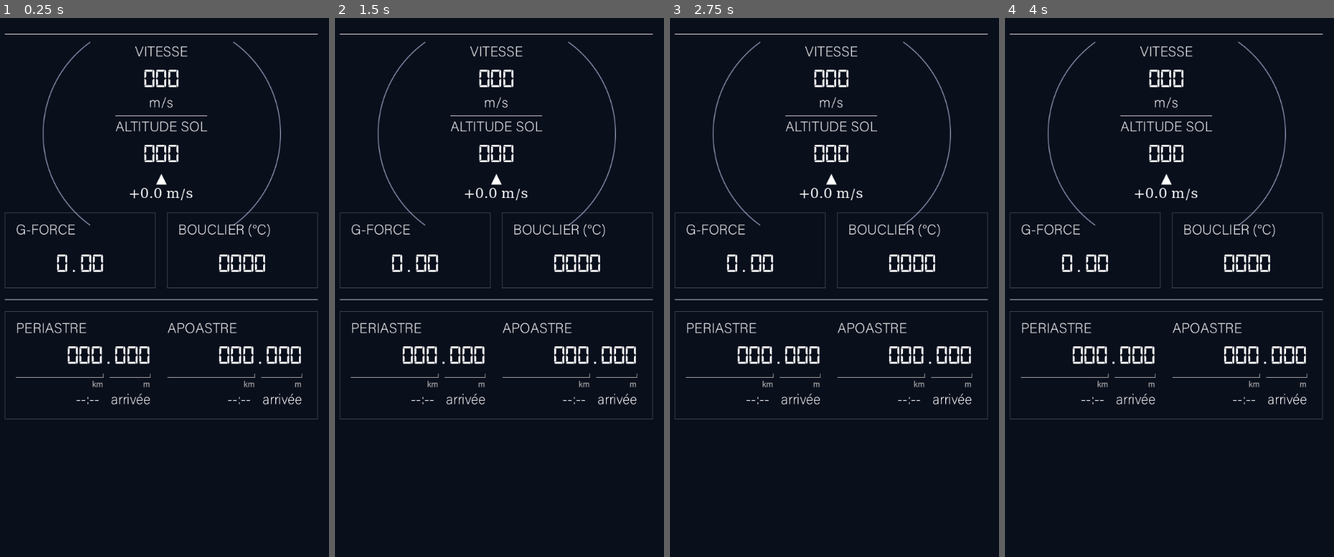
Above: before the commit, frames 1-4 (left to right).
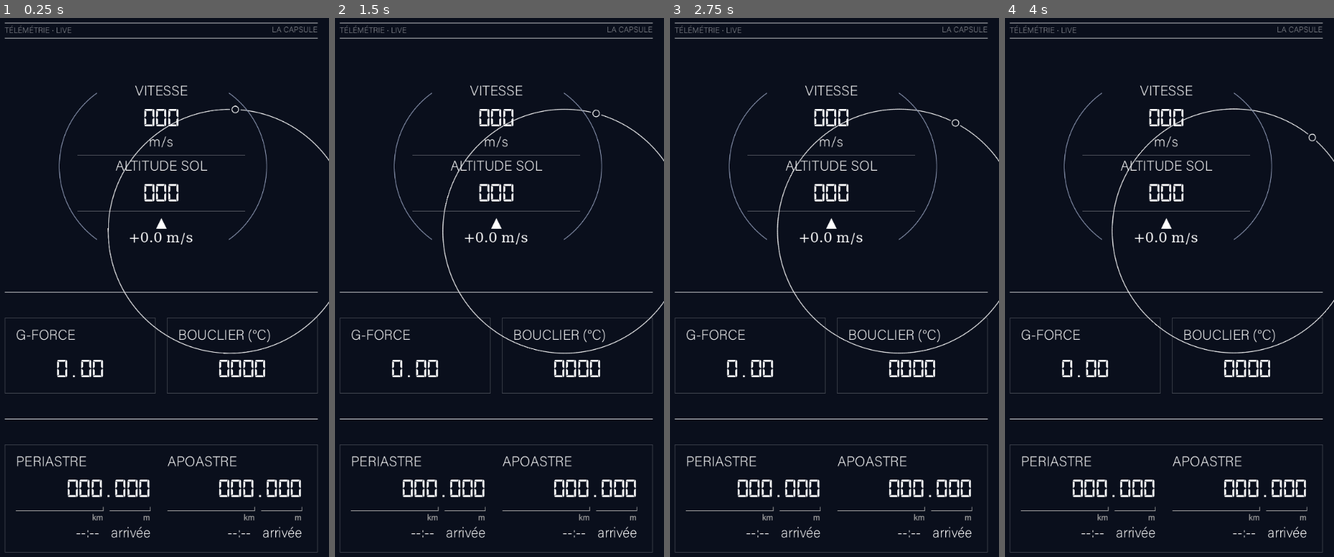
Above: after the commit, the same moments.

Repository: Vastariel/La_Capsule_V3
Game: Godot game, scene res://Scenes/main.tscn
Same seed, same stepped clock (60 frames per second), same inputs: the game is played once before the commit and once after it.
Inputs:
- Up to frame 1 (0.25 s): no input
- Up to frame 2 (1.5 s): tap Enter at 1.25 s
- Up to frame 3 (2.75 s): no input
- Up to frame 4 (4 s): no input

The runs differ from the first frame. In frame 1, 9.6% of the frame differs, in the area x 1-100%, y 0-100%; in frame 2, 9.6%; in frame 3, 9.6%; in frame 4, 9.6%.

Commit message:
Finition Godot - A finir

Diff:
--- a/godot_ui/Scenes/Telemetry.tscn
+++ b/godot_ui/Scenes/Telemetry.tscn
@@ -62,64 +62,87 @@
 [node name="Content" type="VBoxContainer" parent="MarginContainer" unique_id=1621537916]
 layout_mode = 2
 theme = ExtResource("1_wlw6n")
-theme_override_constants/separation = 20
-
-[node name="HBoxContainer" type="HBoxContainer" parent="MarginContainer/Content" unique_id=2108410548]
-layout_mode = 2
-theme = ExtResource("1_wlw6n")
-
-[node name="TopSeparator" type="ColorRect" parent="MarginContainer/Content" unique_id=514802411]
+theme_override_constants/separation = 45
+
+[node name="HeaderVBox" type="VBoxContainer" parent="MarginContainer/Content" unique_id=1398861711]
+layout_mode = 2
+theme_override_constants/separation = 5
+
+[node name="TopSeparator" type="ColorRect" parent="MarginContainer/Content/HeaderVBox" unique_id=514802411]
 custom_minimum_size = Vector2(0, 1)
 layout_mode = 2
 theme = ExtResource("1_wlw6n")
 
+[node name="HeaderRow" type="HBoxContainer" parent="MarginContainer/Content/HeaderVBox" unique_id=2108410548]
+layout_mode = 2
+theme = ExtResource("1_wlw6n")
+
+[node name="TitleOneLabel" type="Label" parent="MarginContainer/Content/HeaderVBox/HeaderRow" unique_id=2017785934]
+layout_mode = 2
+theme_override_colors/font_color = Color(1, 1, 1, 0.5882353)
+theme_override_font_sizes/font_size = 14
+text = "TÉLÉMÉTRIE · LIVE"
+
+[node name="MarginContainer" type="MarginContainer" parent="MarginContainer/Content/HeaderVBox/HeaderRow" unique_id=655481138]
+layout_mode = 2
+size_flags_horizontal = 3
+
+[node name="TitleRightLabel" type="Label" parent="MarginContainer/Content/HeaderVBox/HeaderRow" unique_id=1697320563]
+layout_mode = 2
+theme_override_colors/font_color = Color(1, 1, 1, 0.5882353)
+theme_override_font_sizes/font_size = 14
+text = "LA CAPSULE"
+
+[node name="TopSeparator2" type="ColorRect" parent="MarginContainer/Content/HeaderVBox" unique_id=1470207415]
+custom_minimum_size = Vector2(0, 1)
+layout_mode = 2
+theme = ExtResource("1_wlw6n")
+
 [node name="CenterContainer" type="CenterContainer" parent="MarginContainer/Content" unique_id=1466219564]
 layout_mode = 2
 size_flags_horizontal = 4
 theme = ExtResource("1_wlw6n")
 
-[node name="CenterContainer" type="Control" parent="MarginContainer/Content/CenterContainer" unique_id=69238648]
-layout_mode = 2
-
-[node name="Surrounding" type="TextureRect" parent="MarginContainer/Content/CenterContainer/CenterContainer" unique_id=1083765300]
-visible = false
-layout_mode = 1
-anchors_preset = 15
-anchor_right = 1.0
-anchor_bottom = 1.0
-offset_left = -254.0
-offset_top = -247.0
-offset_right = 418.0
-offset_bottom = 434.0
-grow_horizontal = 2
-grow_vertical = 2
-scale = Vector2(0.75, 0.75)
+[node name="MarginContainer" type="MarginContainer" parent="MarginContainer/Content/CenterContainer" unique_id=1101163054]
+layout_mode = 2
+
+[node name="CenterContainer" type="Control" parent="MarginContainer/Content/CenterContainer/MarginContainer" unique_id=69238648]
+layout_mode = 2
+
+[node name="Surrounding" type="TextureRect" parent="MarginContainer/Content/CenterContainer/MarginContainer/CenterContainer" unique_id=1083765300]
+layout_direction = 2
+layout_mode = 0
+offset_left = -213.0
+offset_top = -225.0
+offset_right = 459.0
+offset_bottom = 456.0
+scale = Vector2(0.65, 0.65)
 texture = ExtResource("3_or2ii")
 script = ExtResource("4_hhwjn")
 
-[node name="Inner Circle" type="HBoxContainer" parent="MarginContainer/Content/CenterContainer/CenterContainer" unique_id=1741606145]
+[node name="Inner Circle" type="HBoxContainer" parent="MarginContainer/Content/CenterContainer/MarginContainer/CenterContainer" unique_id=1741606145]
 layout_mode = 0
-offset_left = -212.0
-offset_top = -146.0
-offset_right = 356.0
-offset_bottom = 292.0
-scale = Vector2(0.75, 0.75)
-size_flags_vertical = 4
-alignment = 1
-
-[node name="Border" type="TextureRect" parent="MarginContainer/Content/CenterContainer/CenterContainer/Inner Circle" unique_id=1697052225]
+offset_left = -183.0
+offset_top = -129.0
+offset_right = 489.0
+offset_bottom = 309.0
+scale = Vector2(0.6, 0.6)
+size_flags_vertical = 4
+alignment = 1
+
+[node name="Border" type="TextureRect" parent="MarginContainer/Content/CenterContainer/MarginContainer/CenterContainer/Inner Circle" unique_id=1697052225]
 layout_mode = 2
 size_flags_horizontal = 3
 texture = ExtResource("2_b4d12")
 stretch_mode = 2
 
-[node name="MarginContainer" type="MarginContainer" parent="MarginContainer/Content/CenterContainer/CenterContainer/Inner Circle" unique_id=1474025982]
+[node name="MarginContainer" type="MarginContainer" parent="MarginContainer/Content/CenterContainer/MarginContainer/CenterContainer/Inner Circle" unique_id=1474025982]
 custom_minimum_size = Vector2(300, 0)
 layout_mode = 2
 size_flags_horizontal = 3
 size_flags_vertical = 3
 
-[node name="Border2" type="TextureRect" parent="MarginContainer/Content/CenterContainer/CenterContainer/Inner Circle" unique_id=492429316]
+[node name="Border2" type="TextureRect" parent="MarginContainer/Content/CenterContainer/MarginContainer/CenterContainer/Inner Circle" unique_id=492429316]
 layout_mode = 2
 size_flags_horizontal = 3
 texture = ExtResource("2_b4d12")
@@ -132,6 +155,10 @@
 theme = ExtResource("1_wlw6n")
 theme_override_constants/separation = 8
 
+[node name="MarginContainer2" type="MarginContainer" parent="MarginContainer/Content/CenterContainer/Values" unique_id=871386269]
+layout_mode = 2
+theme_override_constants/margin_top = 30
+
 [node name="SpeedLabel" type="Label" parent="MarginContainer/Content/CenterContainer/Values" unique_id=339179170]
 layout_mode = 2
 size_flags_vertical = 3
@@ -155,9 +182,11 @@
 horizontal_alignment = 1
 
 [node name="TopSeparator3" type="ColorRect" parent="MarginContainer/Content/CenterContainer/Values" unique_id=1513181320]
-custom_minimum_size = Vector2(0, 1)
-layout_mode = 2
-theme = ExtResource("1_wlw6n")
+custom_minimum_size = Vector2(300, 1)
+layout_mode = 2
+size_flags_vertical = 3
+theme = ExtResource("1_wlw6n")
+color = Color(1, 1, 1, 0.29411766)
 
 [node name="AltLabel" type="Label" parent="MarginContainer/Content/CenterContainer/Values" unique_id=512635235]
 layout_mode = 2
@@ -172,6 +201,13 @@
 text = "000"
 horizontal_alignment = 1
 clip_text = true
+
+[node name="TopSeparator4" type="ColorRect" parent="MarginContainer/Content/CenterContainer/Values" unique_id=1788488796]
+custom_minimum_size = Vector2(300, 1)
+layout_mode = 2
+size_flags_vertical = 3
+theme = ExtResource("1_wlw6n")
+color = Color(1, 1, 1, 0.29411766)
 
 [node name="VarioBox" type="VBoxContainer" parent="MarginContainer/Content/CenterContainer/Values" unique_id=412106871]
 layout_mode = 2
@@ -189,6 +225,15 @@
 text = "+0.0 m/s"
 horizontal_alignment = 1
 
+[node name="MarginContainer" type="MarginContainer" parent="MarginContainer/Content/CenterContainer/Values" unique_id=576783979]
+layout_mode = 2
+theme_override_constants/margin_top = 30
+
+[node name="MidSeparator" type="ColorRect" parent="MarginContainer/Content" unique_id=1417813211]
+custom_minimum_size = Vector2(0, 1)
+layout_mode = 2
+theme = ExtResource("1_wlw6n")
+
 [node name="GaugesRow" type="HBoxContainer" parent="MarginContainer/Content" unique_id=997523297]
 layout_mode = 2
 theme = ExtResource("1_wlw6n")
@@ -239,7 +284,7 @@
 horizontal_alignment = 1
 clip_text = true
 
-[node name="TopSeparator2" type="ColorRect" parent="MarginContainer/Content" unique_id=1997939832]
+[node name="BotSeparator" type="ColorRect" parent="MarginContainer/Content" unique_id=1997939832]
 custom_minimum_size = Vector2(0, 1)
 layout_mode = 2
 theme = ExtResource("1_wlw6n")
--- a/godot_ui/Scripts/main.gd
+++ b/godot_ui/Scripts/main.gd
@@ -120,6 +120,7 @@
 	var peri = data.get("periapsis")
 	var vspeed = data.get("vertical_speed")
 	var gforce = data.get("g_force")
+	var mission  = data.get("mission_time")
 
 	if speed != null and speed_label:
 		speed_label.text = _format_speed(speed)
